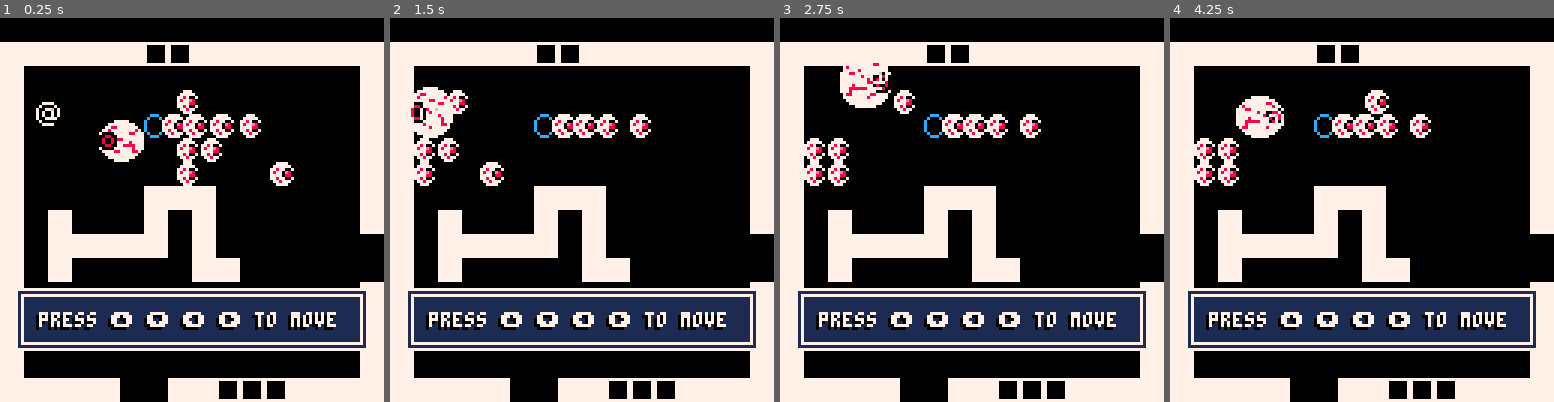
Above: before the commit, frames 1-4 (left to right).
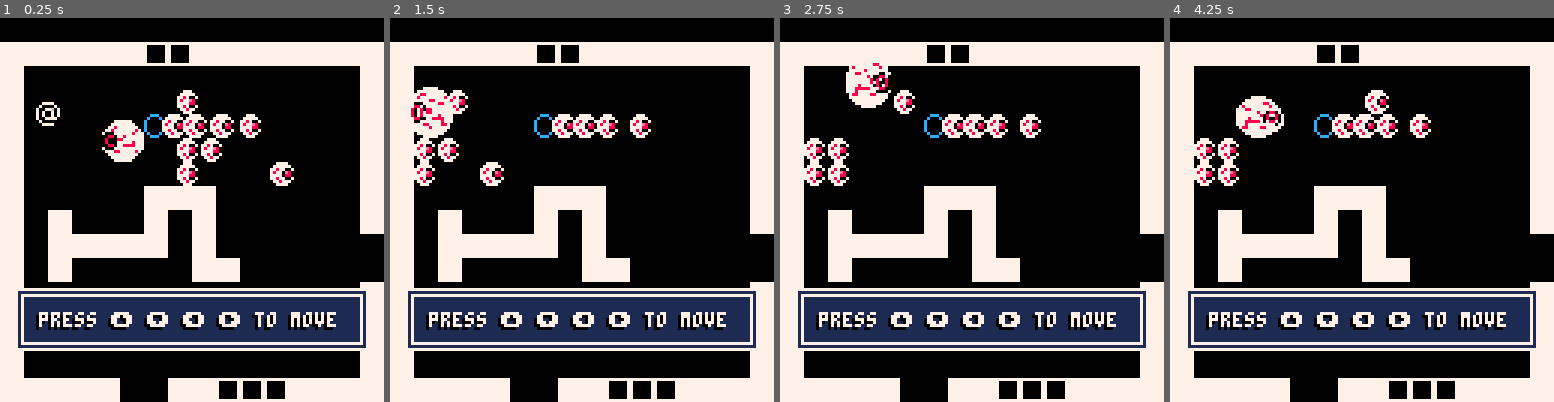
Above: after the commit, the same moments.

Repository: AlexanderClay/pico8-Projects
Game: PICO-8 cartridge hero.p8
Same seed, same stepped clock (60 frames per second), same inputs: the game is played once before the commit and once after it.
Inputs:
- Up to frame 1 (0.25 s): no input
- Up to frame 2 (1.5 s): tap X (X key) at 0.33, 1.07 s
- Up to frame 3 (2.75 s): hold Right 1.6-2.1 s; tap X (X key) at 1.85 s; hold Up 2.15-2.42 s; hold Right from 2.47 s (still down)
- Up to frame 4 (4.25 s): tap X (X key) at 2.97, 4.08 s; release Right at 3.03 s; hold Left 3.08-3.58 s; hold Down 3.63-3.97 s; hold Right from 4.02 s (still down)

The runs differ from the first frame. In frame 1, 0.2% of the frame differs, in the area x 25-36%, y 26-38%; in frame 2, 0.1%; in frame 3, 0.4%, in the area x 15-29%, y 12-24%; in frame 4, 0.2%.

Commit message:
hero: added sprite flip to player and chaser

Diff:
--- a/hero.p8
+++ b/hero.p8
@@ -485,6 +485,29 @@
  tut.uh = 3
  add(use_actors, tut)
 
+ pl = make_actor(2,4)
+ pl.active=true
+ pl.spr = 1
+ pl.sprw = 8
+ pl.sprh = 8
+ pl.layer = 2
+ pl.g = gun1 --weapon selection
+ pl.cool = 5
+ pl.hp=100
+ pl.badhp=0
+ pl.yhp=0
+ pl.gdir=1
+ pl.update = function()
+
+ 	if(pl.dx > 0.03) then
+ 	 pl.gdir=-1
+ 	 elseif (pl.dx < -0.03) then
+ 	 pl.gdir=1.1
+		end
+ 	pl.dir = lerp(pl.dir, pl.gdir, 0.5)
+ end
+ add(solid_actors, pl)
+
  chase = make_actor(6,6)
  chase.active=true
  chase.spr = 64
@@ -500,26 +523,16 @@
  	chase.sprsw = 16 + sin(chase.x*0.8)*2
  	chase.sprsh = 16 + sin(chase.y)*2
 
+
  	if (pl.x > chase.x+0.1) then
- 		chase.dir = 1
- 	else chase.dir=-1 end
+ 		chase.gdir = 1
+ 	else chase.gdir=-1 end
+ 	chase.dir = lerp(chase.dir, chase.gdir, 0.5)
+
 
  	chase.x = move2(chase.x,pl.x,0.1)
  	chase.y = move2(chase.y,pl.y,0.1)
  end
-
- pl = make_actor(2,4)
- pl.active=true
- pl.spr = 1
- pl.sprw = 8
- pl.sprh = 8
- pl.layer = 2
- pl.g = gun1 --weapon selection
- pl.cool = 5
- pl.hp=100
- pl.badhp=0
- pl.yhp=0
- add(solid_actors, pl)
 
 	setroom(0, 0)
 end
